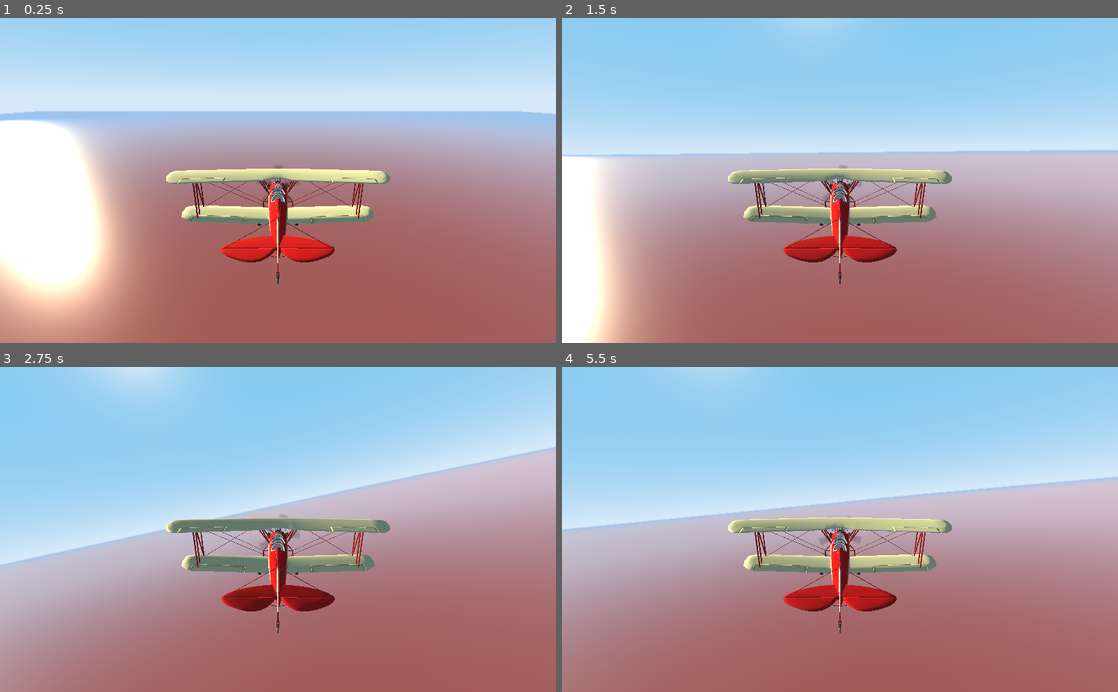
Above: before the commit, frames 1-4 (two rows, left to right).
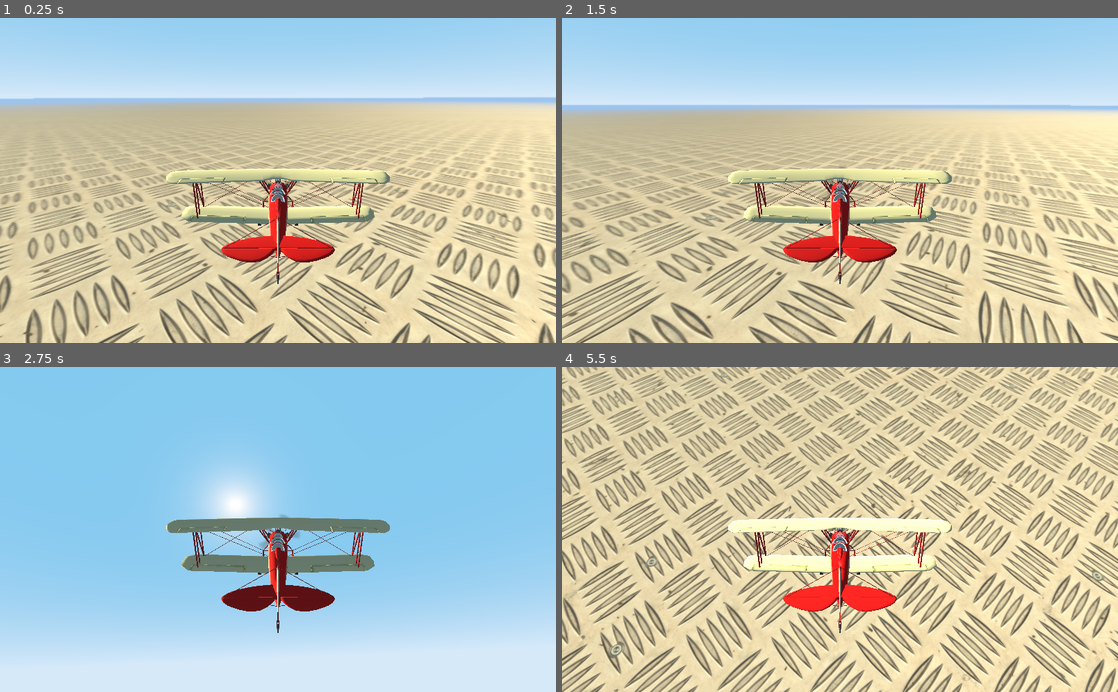
Above: after the commit, the same moments.

Repository: mark-kebo/Plane-3D
Game: Godot game, scene res://World.tscn
Same seed, same stepped clock (60 frames per second), same inputs: the game is played once before the commit and once after it.
Inputs:
- Up to frame 1 (0.25 s): no input
- Up to frame 2 (1.5 s): hold D (movement_right) 0.53-1.28 s; hold S (movement_down) from 1.28 s (still down)
- Up to frame 3 (2.75 s): release S (movement_down) at 2.03 s; hold D (movement_right) from 2.03 s (still down)
- Up to frame 4 (5.5 s): release D (movement_right) at 2.78 s; hold W (movement_up) 2.78-3.53 s; hold A (movement_left) 3.53-5.03 s; hold S (movement_down) from 5.03 s (still down)

The runs differ from the first frame. In frame 1, 69% of the frame differs, in the area x 0-100%, y 24-100%; in frame 2, 82%; in frame 3, 72%; in frame 4, 99%, in the area x 0-100%, y 0-100%.

Commit message:
fix

Diff:
--- a/Player.gd
+++ b/Player.gd
@@ -1,15 +1,14 @@
 extends RigidBody
 
 const GRAVITY: float = 9.8
-const PLANE_MASS: float = 300.0
-const FLAT_PLANE = Plane.PLANE_XZ
+const PLANE_MASS: float = 50.0
 
 const YAW_FORCE = 200.0
-const ROLL_FORCE = 150.0
-const PITCH_FORCE = 100.0
+const ROLL_FORCE = 50.0
+const PITCH_FORCE = 1000.0
 
-const THRUST_MAX = 500.0
-var currentThrust = 100.0
+const THRUST_MAX = 7.0
+var currentThrust = 0.0
 
 const AIR_DENSITY = 1.2041
 const WINGS_AREA = 2.0
@@ -43,12 +42,13 @@
 	yaw()
 
 func addThrust():
-	var toAdd = 1
+	var toAdd = 0.1
 	if Input.is_action_pressed("ui_up"):
 		currentThrust += toAdd
 		currentThrust = clamp(currentThrust, 0, THRUST_MAX)
 		var thrustVec = getForwardVector() * currentThrust
 		statePhysics.apply_central_impulse(thrustVec)
+		#print(thrustVec)
 	else:
 		currentThrust -= toAdd
 		currentThrust = clamp(currentThrust, 0, THRUST_MAX)
@@ -76,7 +76,7 @@
 	if Input.is_action_pressed("movement_down"):
 		var test = -getLeftVector() * PITCH_FORCE * deltaPhysics
 		statePhysics.apply_torque_impulse(test)
-		print(test)
+		#print(test)
 	elif Input.is_action_pressed("movement_up"):
 		var test = getLeftVector() * PITCH_FORCE * deltaPhysics
 		statePhysics.apply_torque_impulse(test)
@@ -94,7 +94,7 @@
 	return 2 * PI / getAngleOfAttack()
 
 func getDragCoeff() -> float:
-	return 2 * PI * getAngleOfAttack()
+	return 0.4
 
 func getAngleOfAttack() -> float:
 	var forwardVector = getForwardVector()
@@ -113,3 +113,5 @@
 
 func getLeftVector() -> Vector3:
 	return global_transform.basis.x.normalized()
+
+#################
--- a/World.gd
+++ /dev/null
@@ -1,54 +0,0 @@
-extends Spatial
-
-export var period = 0.0  # period of first octave of noise
-export var octaves = 0.0  # how many octaves of noise we add together
-export var persistence = 0.0  # the multiplier between each octave
-export var lacunarity = 0.0  # the increase in frequency between each octave
-export var amplitude = 0.0  # maximum noise value
-
-var noise
-
-func _ready():
-	randomize()
-
-	generate_map()
-
-func generate_map():
-	noise = OpenSimplexNoise.new()
-	noise.seed = randi()
-	noise.period = period
-	noise.octaves = octaves
-	noise.persistence = persistence
-	noise.lacunarity = lacunarity
-
-	var plane_mesh = PlaneMesh.new()
-	plane_mesh.size = Vector2(400, 400)
-	plane_mesh.subdivide_depth = 400
-	plane_mesh.subdivide_width = 400
-
-	var surface_tool = SurfaceTool.new()
-	surface_tool.create_from(plane_mesh, 0)
-
-	var array_plane = surface_tool.commit()
-
-	var data_tool = MeshDataTool.new()
-	data_tool.create_from_surface(array_plane, 0)
-
-	for i in range(data_tool.get_vertex_count()):
-		var vertex = data_tool.get_vertex(i)
-		vertex.y = noise.get_noise_3d(vertex.x, vertex.y, vertex.z) * amplitude
-		data_tool.set_vertex(i, vertex)
-#
-	for i in range(array_plane.get_surface_count()):
-		array_plane.surface_remove(i)
-#
-	data_tool.commit_to_surface(array_plane)
-	surface_tool.begin(Mesh.PRIMITIVE_TRIANGLES)
-	surface_tool.create_from(array_plane, 0)
-	surface_tool.generate_normals()
-#
-	var mesh_instance = MeshInstance.new()
-	mesh_instance.mesh = surface_tool.commit()
-	mesh_instance.set_surface_material(0, load("res://assets/shader.material"))
-	mesh_instance.create_trimesh_collision()
-	add_child(mesh_instance)
--- a/World.tscn
+++ b/World.tscn
@@ -1,15 +1,31 @@
-[gd_scene load_steps=5 format=2]
+[gd_scene load_steps=6 format=2]
 
-[ext_resource path="res://World.gd" type="Script" id=1]
+[ext_resource path="res://TexturesCom_MetalFloorsBare0063_2_seamless_S.jpg" type="Texture" id=1]
 [ext_resource path="res://Player.tscn" type="PackedScene" id=2]
-[ext_resource path="res://assets/water.tres" type="Material" id=3]
 
-[sub_resource type="PlaneMesh" id=1]
-material = ExtResource( 3 )
-size = Vector2( 400, 400 )
+[sub_resource type="PlaneShape" id=3]
+
+[sub_resource type="SpatialMaterial" id=1]
+albedo_texture = ExtResource( 1 )
+uv1_scale = Vector3( 100, 100, 100 )
+uv1_offset = Vector3( 1, 1, 1 )
+
+[sub_resource type="PlaneMesh" id=2]
+material = SubResource( 1 )
+size = Vector2( 1000, 1000 )
+subdivide_width = 10
+subdivide_depth = 10
 
 [node name="World" type="Spatial"]
-script = ExtResource( 1 )
+
+[node name="StaticBody" type="StaticBody" parent="."]
+
+[node name="CollisionShape" type="CollisionShape" parent="StaticBody"]
+shape = SubResource( 3 )
+
+[node name="MeshInstance" type="MeshInstance" parent="StaticBody"]
+mesh = SubResource( 2 )
+material/0 = null
 
 [node name="DirectionalLight" type="DirectionalLight" parent="."]
 transform = Transform( -0.649786, -0.255155, -0.716013, -0.616985, 0.727236, 0.300762, 0.443969, 0.6372, -0.629974, 0, 0, 0 )
@@ -17,9 +33,5 @@
 light_energy = 4.0
 
 [node name="Player" parent="." instance=ExtResource( 2 )]
-transform = Transform( 1, 0, 0, 0, 1, 0, 0, 0, 1, 0, 10.908, 0 )
-
-[node name="Water" type="MeshInstance" parent="."]
-transform = Transform( 1, 0, 0, 0, 1, 0, 0, 0, 1, 0, -28, 0 )
-mesh = SubResource( 1 )
-material/0 = null
+transform = Transform( 1, 0, 0, 0, 1, 0, 0, 0, 1, 0, 1, 0 )
+mass = 81.6327
Binary file added: TexturesCom_MetalFloorsBare0063_2_seamless_S.jpg
Not shown, added: TexturesCom_MetalFloorsBare0063_2_seamless_S.jpg.import
